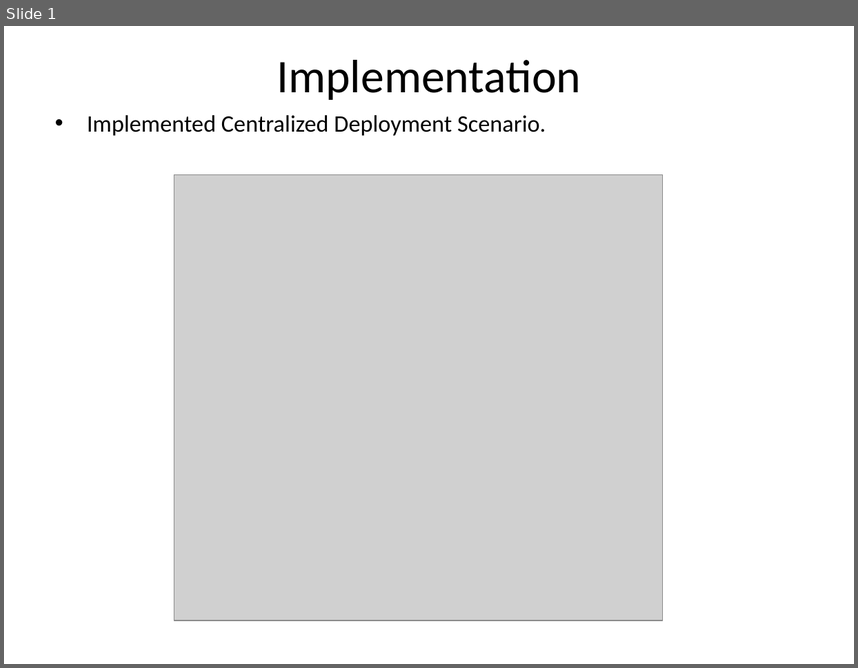
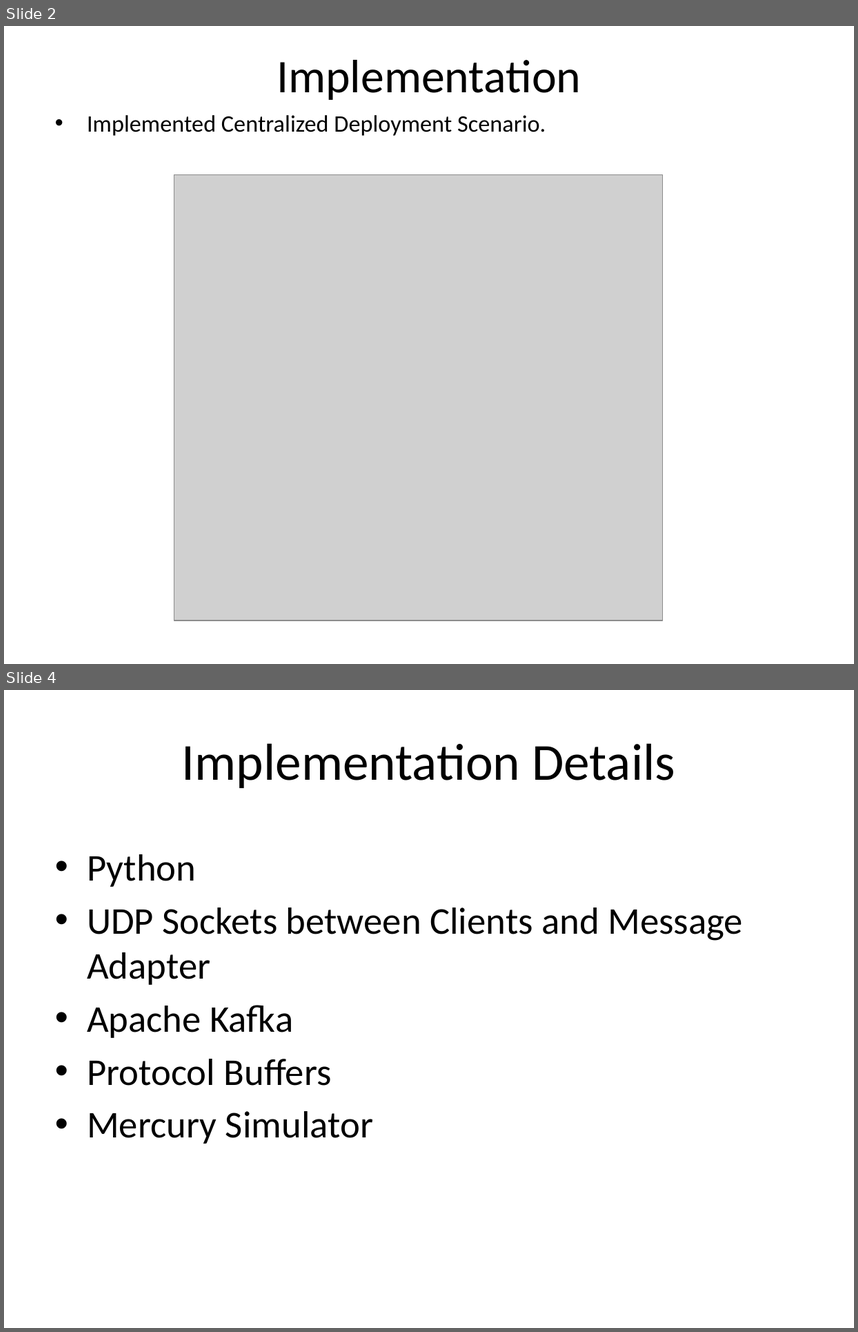
Before and after one commit to TejaKommineni/Mercury, a slide deck: presentation/ProjectPresentation.pptx. Shown one above the other, each under a label of ours: slide 1 before the commit, slides 2 and 4 after it; the slides between them are not shown. The pictures are 858x668 and 858x1332 pixels, drawn with LibreOffice and Linux fonts; fonts in the diff are those of the drawing; grey boxes stand for pictures. Boxes give left, top, right and bottom in pixels: in the first picture for what was removed or moved away, otherwise in the second. Text is boxed around its words. In the diff, an @@ line names an element or a change of style, - is before the commit and + after.

```diff
--- a/presentation/ProjectPresentation.pptx
+++ b/presentation/ProjectPresentation.pptx
@@ slide 4 added at [4, 690, 854, 1328], background #FFFFFF @@
@@ title added at [182, 743, 675, 788], 44 pt, text #000000 @@
+Implementation Details
@@ text added at [87, 854, 743, 1143], 32 pt, text #000000 @@
+• Python
+• UDP Sockets between Clients and Message Adapter
+• Apache Kafka
+• Protocol Buffers
+• Mercury Simulator
@@ what was slide 1 is now slide 2 @@
```
Also in this commit, not shown: 3 slides changed, 1 other slide added, 1 slide removed.
